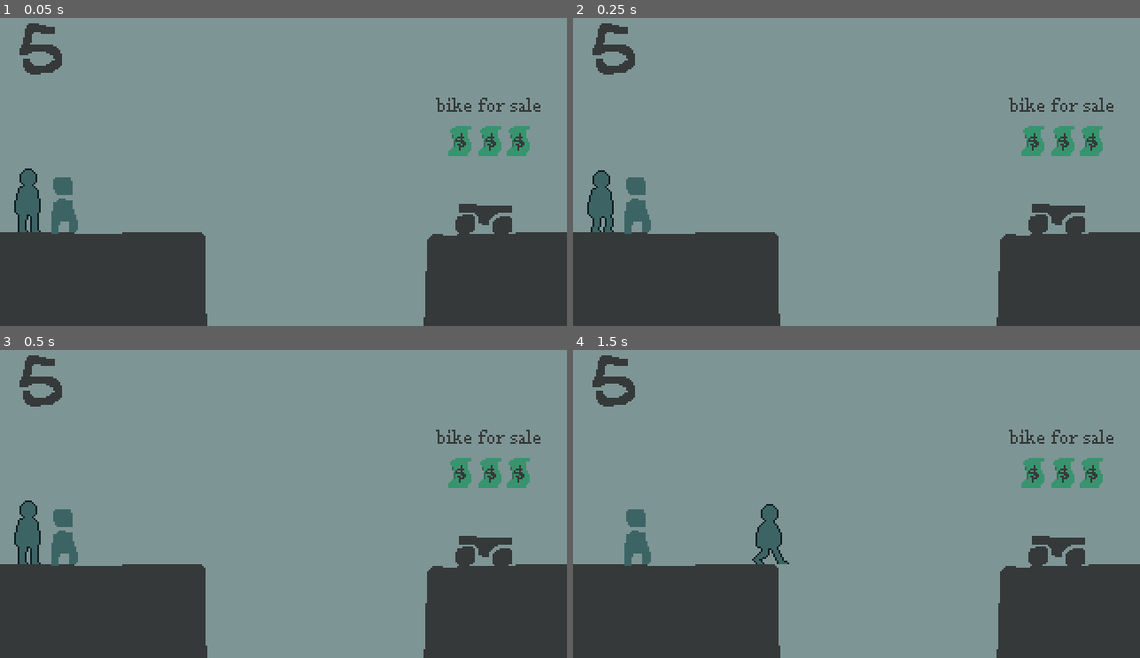
Above: before the commit, frames 1-4 (two rows, left to right).
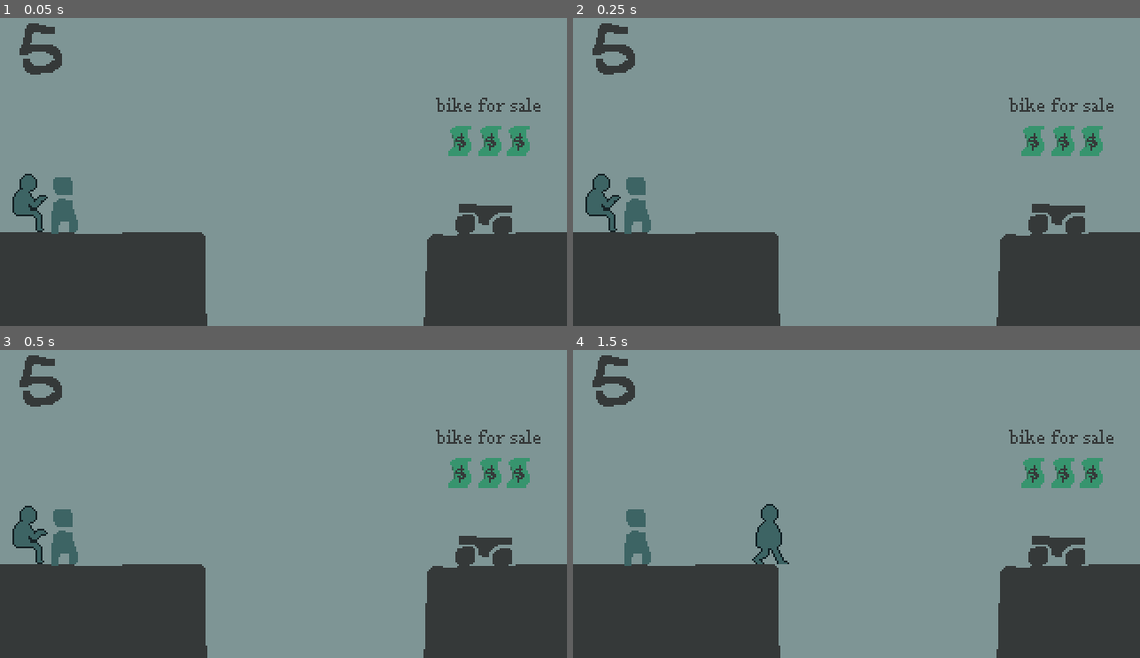
Above: after the commit, the same moments.

Repository: aloefflerj/ldjam58
Game: Godot game, scene res://scenes/phase_five.tscn
Same seed, same stepped clock (60 frames per second), same inputs: the game is played once before the commit and once after it. This scene is started directly instead of the project's main scene.
Inputs:
- Up to frame 1 (0.05 s): no input
- Up to frame 2 (0.25 s): no input
- Up to frame 3 (0.5 s): no input
- Up to frame 4 (1.5 s): hold D (right) from 0.53 s (still down); tap Up (jump) at 0.77 s

The runs differ from the first frame. In frame 1, 0.5% of the frame differs, in the area x 2-9%, y 48-70%; in frame 2, 0.4%; in frame 3, 0.5%; in frame 4, nothing differs.

Commit message:
feat: adds 'wondering animation'

Diff:
--- a/scenes/player.tscn
+++ b/scenes/player.tscn
@@ -102,6 +102,14 @@
 [sub_resource type="AtlasTexture" id="AtlasTexture_a8ls1"]
 atlas = ExtResource("2_g2els")
 region = Rect2(288, 0, 32, 48)
+
+[sub_resource type="AtlasTexture" id="AtlasTexture_31cv2"]
+atlas = ExtResource("2_g2els")
+region = Rect2(800, 0, 32, 48)
+
+[sub_resource type="AtlasTexture" id="AtlasTexture_pf23h"]
+atlas = ExtResource("2_g2els")
+region = Rect2(832, 0, 32, 48)
 
 [sub_resource type="SpriteFrames" id="SpriteFrames_fulsm"]
 animations = [{
@@ -204,6 +212,17 @@
 "loop": true,
 "name": &"run",
 "speed": 10.0
+}, {
+"frames": [{
+"duration": 1.0,
+"texture": SubResource("AtlasTexture_31cv2")
+}, {
+"duration": 4.0,
+"texture": SubResource("AtlasTexture_pf23h")
+}],
+"loop": true,
+"name": &"wondering",
+"speed": 2.0
 }]
 
 [sub_resource type="RectangleShape2D" id="RectangleShape2D_qhqgy"]
@@ -214,10 +233,9 @@
 
 [node name="AnimatedSprite2D" type="AnimatedSprite2D" parent="."]
 sprite_frames = SubResource("SpriteFrames_fulsm")
-animation = &"hit"
-autoplay = "idle"
-frame = 10
-frame_progress = 1.0
+animation = &"wondering"
+autoplay = "wondering"
+frame_progress = 0.470236
 
 [node name="CollisionShape2D" type="CollisionShape2D" parent="."]
 position = Vector2(0.5, 10.5)
Binary file changed: assets/Player/main-char.png
Not shown: 1 places in scenes/player.tscn that only renumber resources
